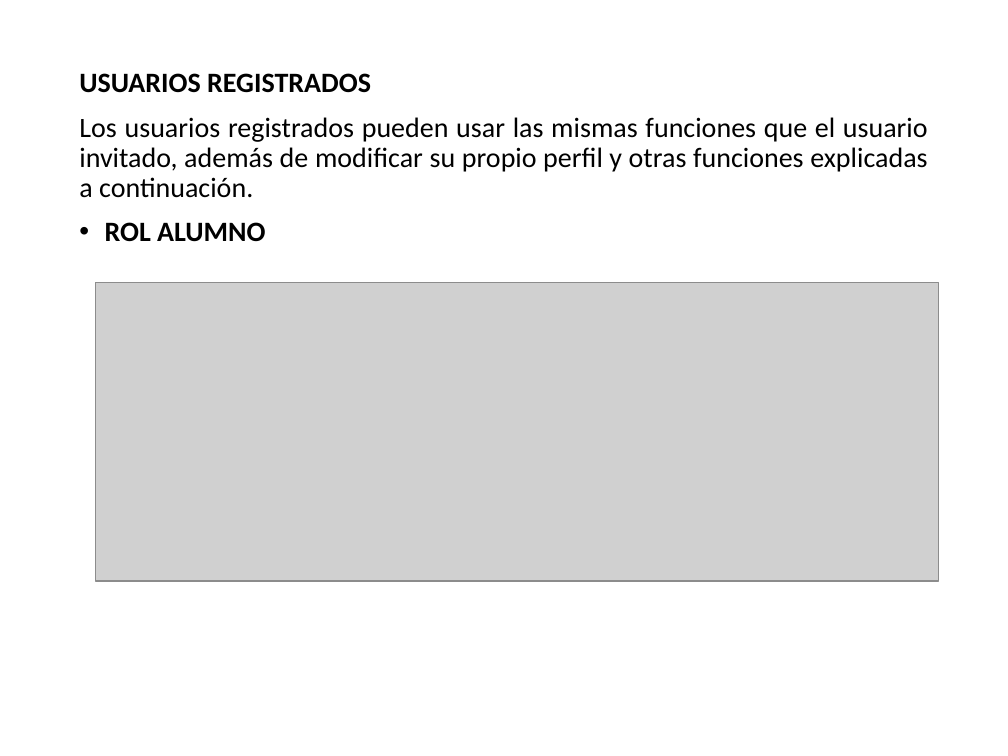
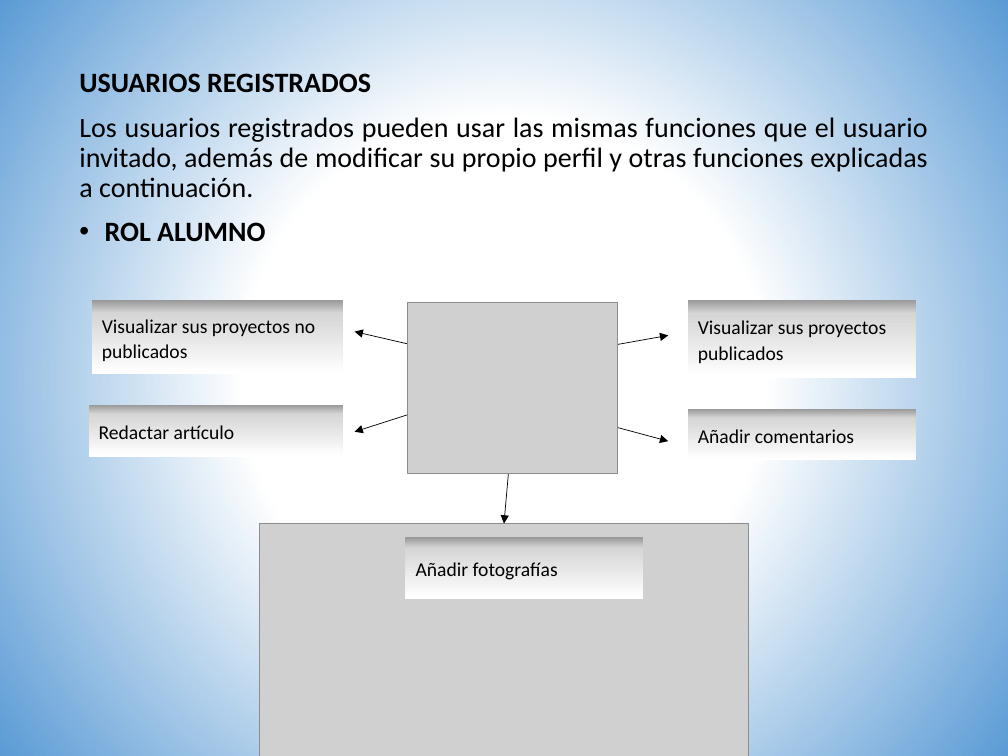
Before and after one commit to neglato/001_Proyecto_centro_buena, a slide deck: slide 28 of BBDD/exposicion.pptx. Drawn at 1008x756 pixels with LibreOffice and Linux fonts; fonts in the diff are those of the drawing; grey boxes stand for pictures. Boxes give left, top, right and bottom in pixels: in the first picture for what was removed or moved away, otherwise in the second. Text is boxed around its words. In the diff, an @@ line names an element or a change of style, - is before the commit and + after.

```diff
--- a/BBDD/exposicion.pptx
+++ b/BBDD/exposicion.pptx
@@ background #FFFFFF to gradient #FFFFFF to #5B9BD5 @@
@@ rectangle added at [92, 299, 343, 374], fill gradient #979797 to #D7D7D7 to #FFFFFF, 14 pt, text #000000 @@
+Visualizar sus proyectos no publicados
@@ picture removed at [96, 282, 938, 581] @@
@@ rectangle added at [687, 299, 915, 378], fill gradient #979797 to #D7D7D7 to #FFFFFF, 14 pt, text #000000 @@
+Visualizar sus proyectos publicados
@@ picture added at [407, 302, 618, 474] @@
@@ arrow added from (515, 369) to (355, 332), #000000 0.5 pt @@
@@ arrow added from (517, 363) to (668, 336), #000000 0.5 pt @@
@@ arrow added from (491, 388) to (355, 431), #000000 0.5 pt @@
@@ rectangle added at [89, 405, 343, 458], fill gradient #979797 to #D7D7D7 to #FFFFFF, 14 pt, text #000000 @@
+Redactar artículo
@@ arrow added from (514, 410) to (504, 523), #000000 0.5 pt @@
@@ arrow added from (514, 400) to (668, 442), #000000 0.5 pt @@
@@ rectangle added at [687, 409, 915, 461], fill gradient #979797 to #D7D7D7 to #FFFFFF, 14 pt, text #000000 @@
+Añadir comentarios
@@ picture added at [259, 523, 749, 756] @@
@@ rectangle added at [405, 537, 643, 599], fill gradient #979797 to #D7D7D7 to #FFFFFF, 14 pt, text #000000 @@
+Añadir fotografías
```
Also in this commit, not shown: 28 other slides changed, 4 slides added, 3 slides removed.
